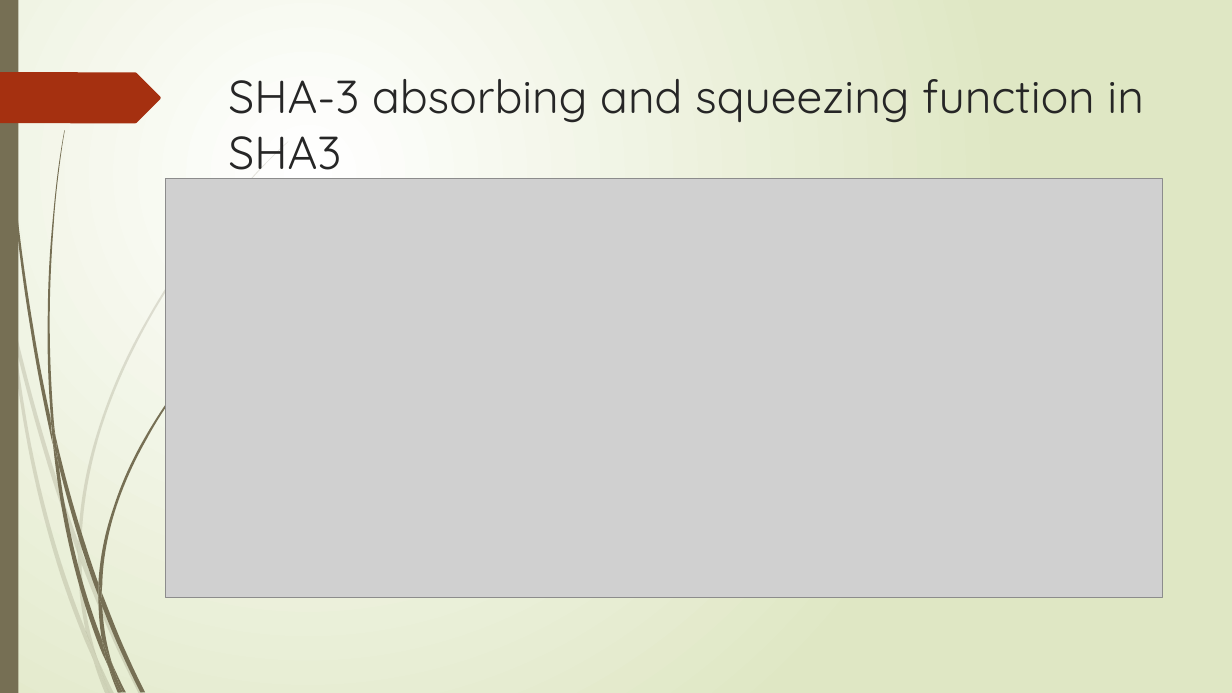
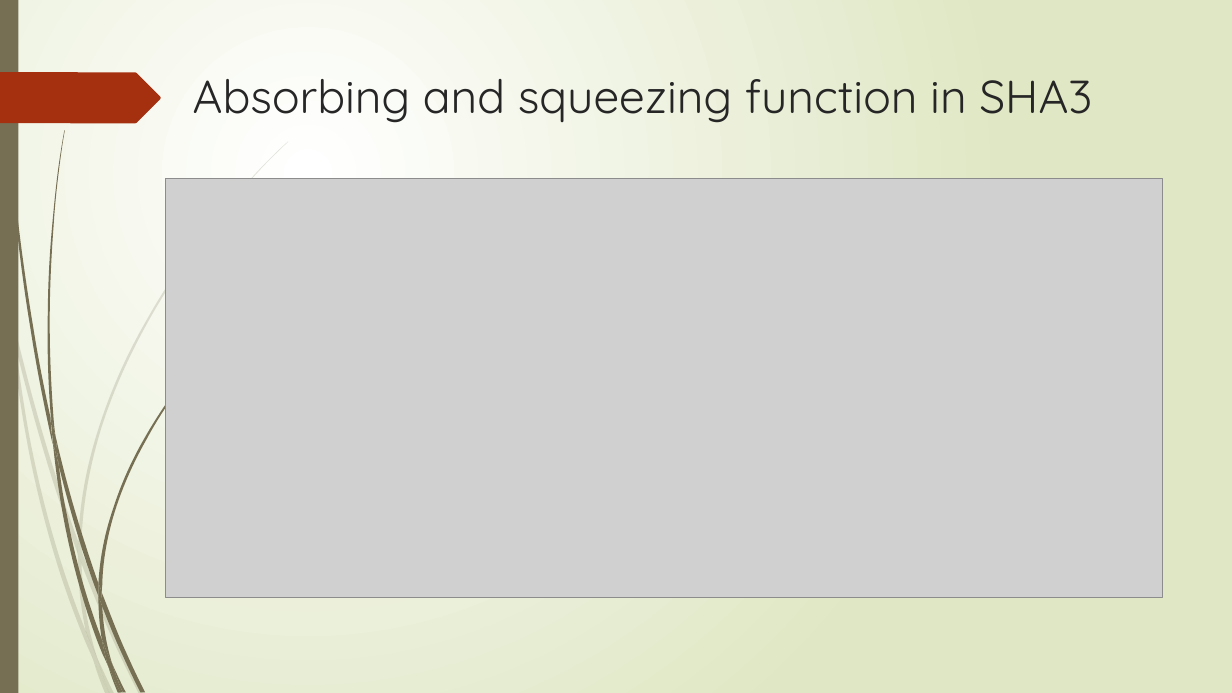
Before and after one commit to sanjayshimoga/nmit-blockchain-DApps, a slide deck: slide 77 of Hash functions.pptx. Drawn at 1232x693 pixels with LibreOffice and Linux fonts; fonts in the diff are those of the drawing; grey boxes stand for pictures. Boxes give left, top, right and bottom in pixels: in the first picture for what was removed or moved away, otherwise in the second. Text is boxed around its words. In the diff, an @@ line names an element or a change of style, - is before the commit and + after.

```diff
--- a/Hash functions.pptx
+++ b/Hash functions.pptx
@@ title at box(193, 79, 1092, 123): text changed @@
-SHA-3 absorbing and squeezing function in SHA3
+Absorbing and squeezing function in SHA3
```
Also in this commit, not shown: 23 other slides changed, 2 slides added, 1 slide removed, 2 other files.
